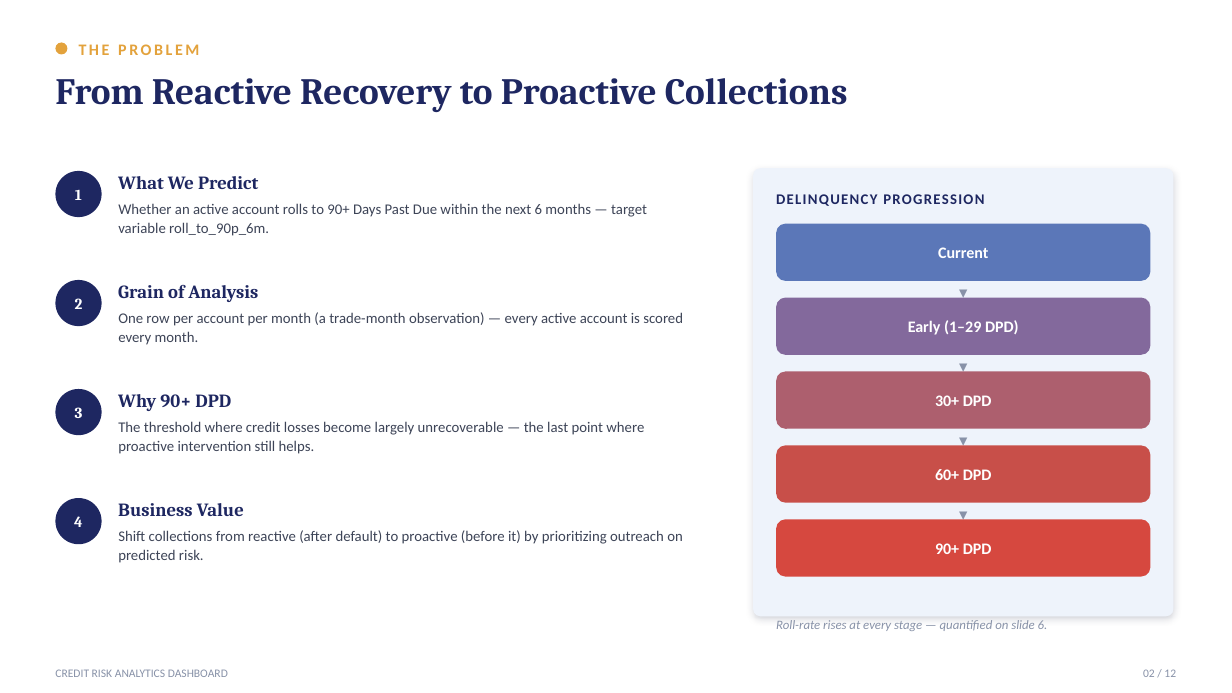
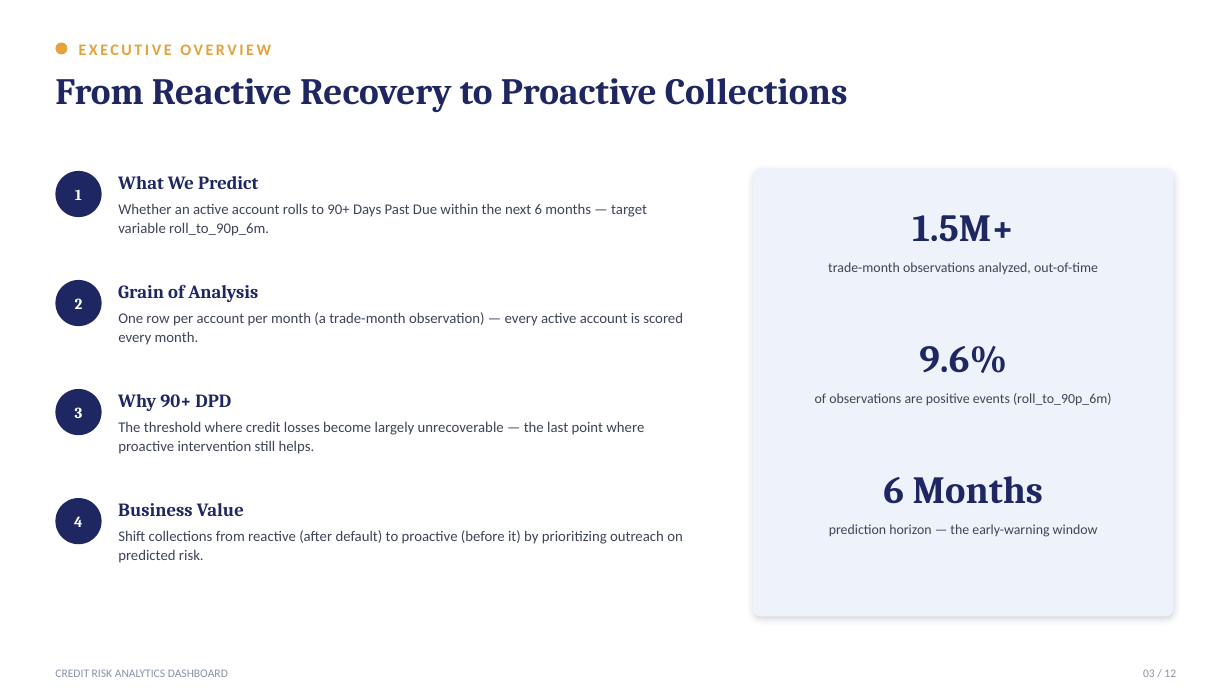
Before and after one commit to pr4t3ek/DamDM, a slide deck: slide 3 of docs/Credit_Risk_Analytics_Summary.pptx (slide 2 before the commit). Drawn at 1232x693 pixels with LibreOffice and Linux fonts; fonts in the diff are those of the drawing. Boxes give left, top, right and bottom in pixels: in the first picture for what was removed or moved away, otherwise in the second. Text is boxed around its words. In the diff, an @@ line names an element or a change of style, - is before the commit and + after.

```diff
--- a/docs/Credit_Risk_Analytics_Summary.pptx
+++ b/docs/Credit_Risk_Analytics_Summary.pptx
@@ text at [79, 44, 271, 55]: text changed @@
-THE PROBLEM
+EXECUTIVE OVERVIEW
@@ rounded rectangle removed at [776, 224, 1151, 281] @@
@@ text at [912, 215, 1014, 242]: text changed; size 11.5 to 30 pt; font Calibri to Cambria @@
-DELINQUENCY PROGRESSION
+1.5M+
@@ text added at [828, 262, 1098, 274], 10.8 pt, text #3D4457 @@
+trade-month observations analyzed, out-of-time
@@ rounded rectangle removed at [776, 298, 1151, 355] @@
@@ text removed at [776, 353, 1151, 379] @@
-▾
@@ text at [919, 346, 1007, 373]: text changed; size 12.5 to 30 pt; font Calibri to Cambria; text colour #FFFFFF to #1E2761 @@
-Current
+9.6%
@@ rounded rectangle removed at [776, 372, 1151, 429] @@
@@ text "of observations are positive events ..." at [815, 393, 1112, 406]: vertical alignment middle to top @@
@@ text at [815, 393, 1112, 406]: text changed; size 13 to 10.8 pt; text colour #8892A8 to #3D4457 @@
-▾
+of observations are positive events (roll_to_90p_6m)
@@ text removed at [935, 395, 992, 406] @@
-30+ DPD
@@ text removed at [776, 427, 1151, 453] @@
-▾
@@ rounded rectangle removed at [776, 445, 1151, 503] @@
@@ text added at [883, 476, 1043, 504], 30 pt, text #1E2761, bold @@
+6 Months
@@ text removed at [935, 469, 992, 480] @@
-60+ DPD
@@ text removed at [776, 501, 1151, 527] @@
-▾
@@ rounded rectangle removed at [776, 519, 1151, 577] @@
@@ text "prediction horizon — the early-warning ..." at [829, 524, 1098, 537]: vertical alignment middle to top @@
@@ text at [829, 524, 1098, 537]: text changed; size 12.5 to 10.8 pt; text colour #FFFFFF to #3D4457; bold off @@
-Early (1–29 DPD)
+prediction horizon — the early-warning window
@@ text removed at [935, 543, 992, 554] @@
-90+ DPD
@@ text removed at [776, 620, 1048, 631] @@
-Roll-rate rises at every stage — quantified on slide 6.
```
Also in this commit, not shown: 6 other slides changed, 3 slides added, 3 slides removed, 2 other files.
